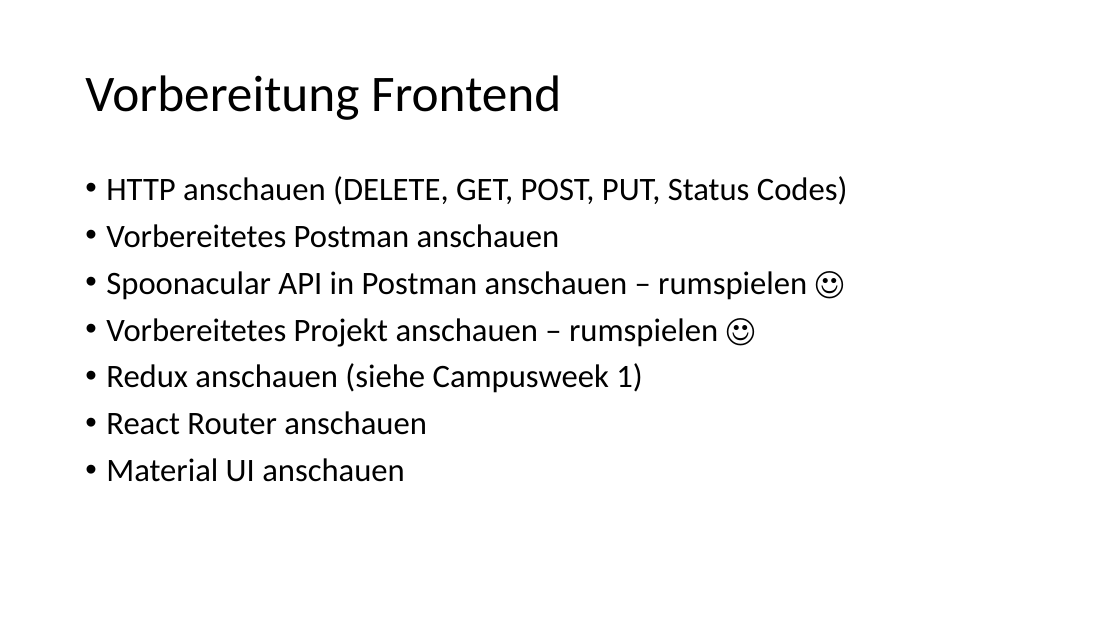
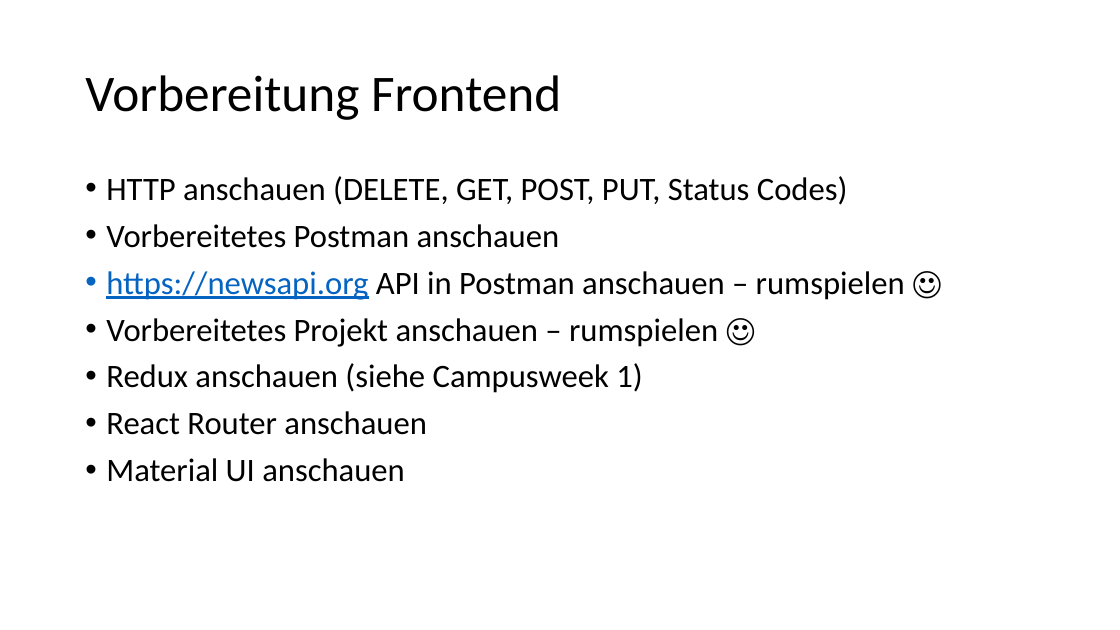
Before and after one commit to axelmotyka/node-react-workshop, a slide deck: slide 9 of Campusweek2.pptx. Drawn at 1120x630 pixels with LibreOffice and Linux fonts; fonts in the diff are those of the drawing. Boxes give left, top, right and bottom in pixels: in the first picture for what was removed or moved away, otherwise in the second. Text is boxed around its words. In the diff, an @@ line names an element or a change of style, - is before the commit and + after.

Commit message:
Updated powerpoint - replaced spoonacular with newsapi.org

```diff
--- a/Campusweek2.pptx
+++ b/Campusweek2.pptx
@@ text at (106,271,905,300): text changed @@
-• Spoonacular API in Postman anschauen – rumspielen ☺
+• https://newsapi.org API in Postman anschauen – rumspielen ☺
```
Also in this commit, not shown: 4 other slides changed.
